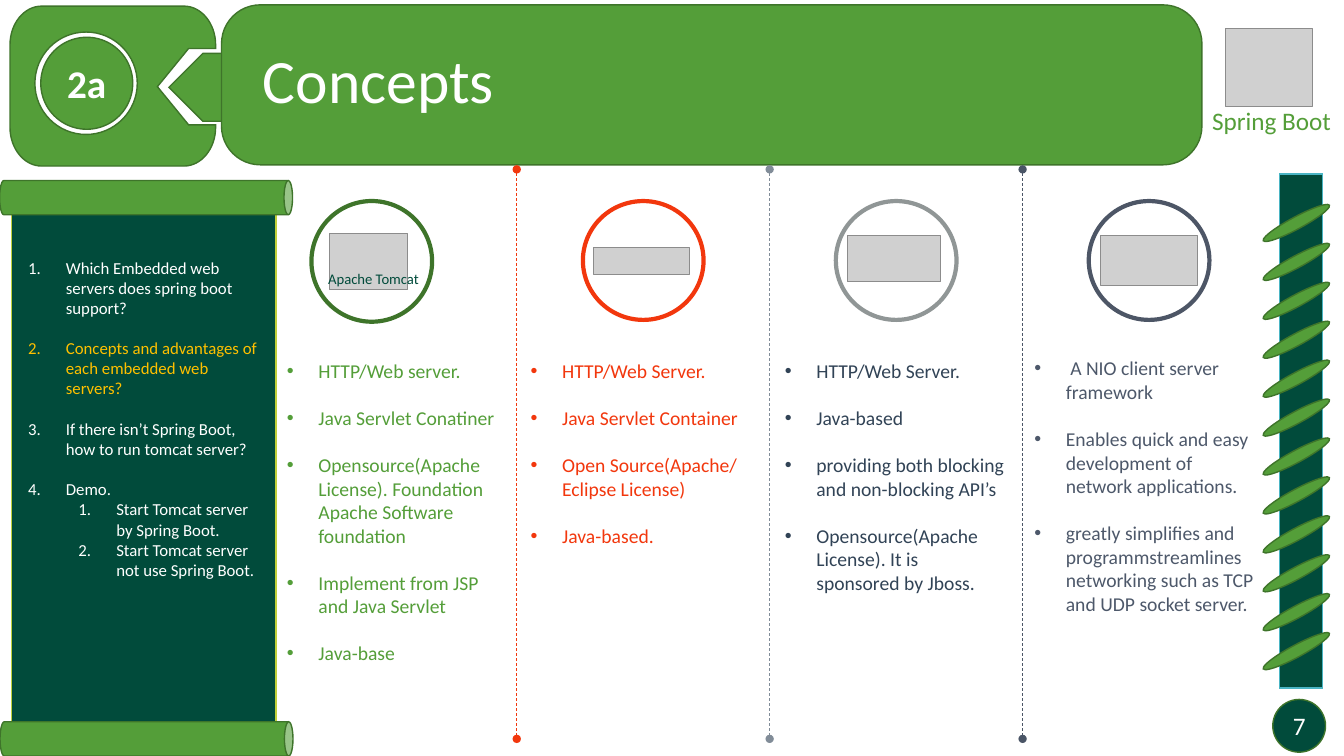
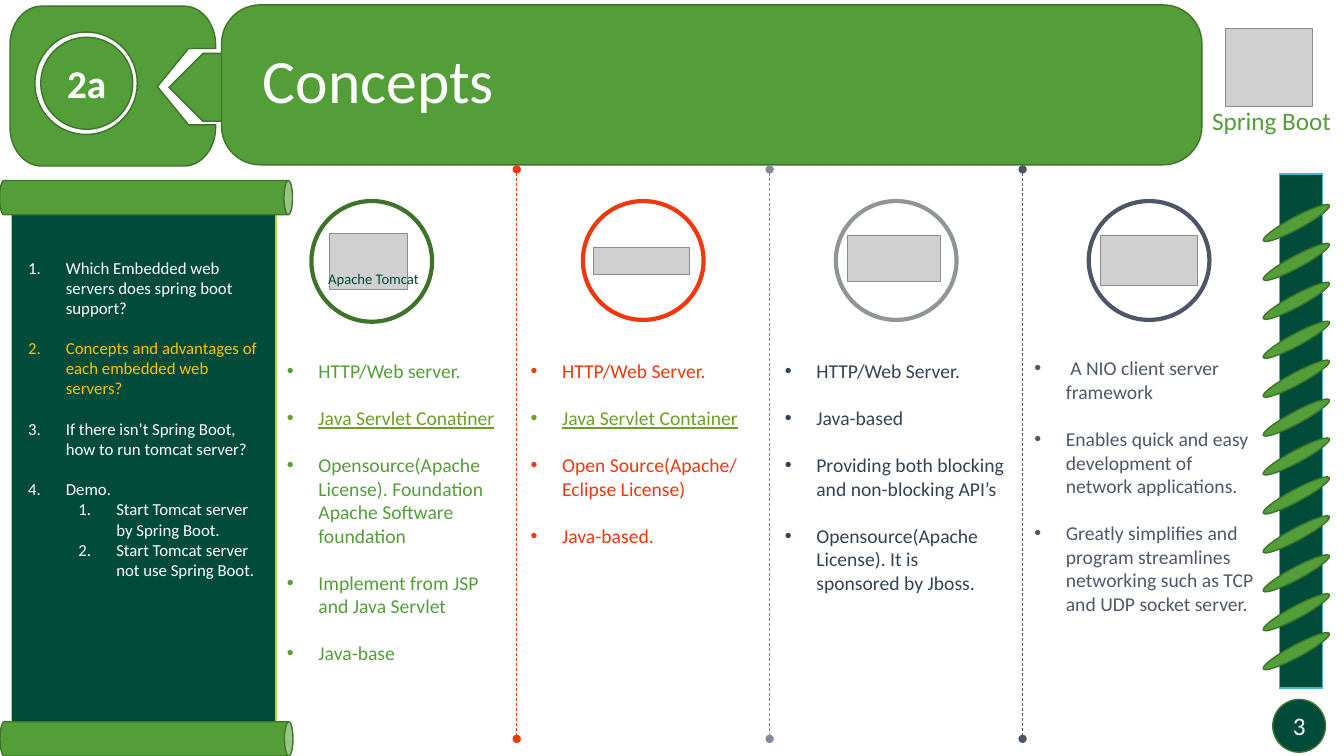
Before and after one commit to minhdua/Spring-boot-tutorial, a slide deck: slide 3 of Docs/Embedded containers.pptx (slide 7 before the commit). Drawn at 1344x756 pixels with LibreOffice and Linux fonts; fonts in the diff are those of the drawing; grey boxes stand for pictures. Boxes give left, top, right and bottom in pixels: in the first picture for what was removed or moved away, otherwise in the second. Text is boxed around its words. In the diff, an @@ line names an element or a change of style, - is before the commit and + after.

```diff
--- a/Docs/Embedded containers.pptx
+++ b/Docs/Embedded containers.pptx
@@ text at [318, 411, 494, 429]: text colour #549E39 to #6B9F25, underline on in "Java Servlet Conatiner" @@
@@ text at [562, 411, 738, 429]: text colour #F2370D to #6B9F25, underline on in "Java Servlet Container" @@
@@ text at [816, 458, 1003, 500]: text changed @@
-• providing both blocking and non-blocking API’s
+• Providing both blocking and non-blocking API’s
@@ text at [1066, 526, 1253, 611]: text changed @@
-• greatly simplifies and programmstreamlines networking such as TCP and UDP socket server.
+• Greatly simplifies and program streamlines networking such as TCP and UDP socket server.
@@ page number at [1293, 718, 1306, 735]: text changed @@
-7
+3
```
Also in this commit, not shown: 7 other slides changed, 12 slides added, 1 other file.
